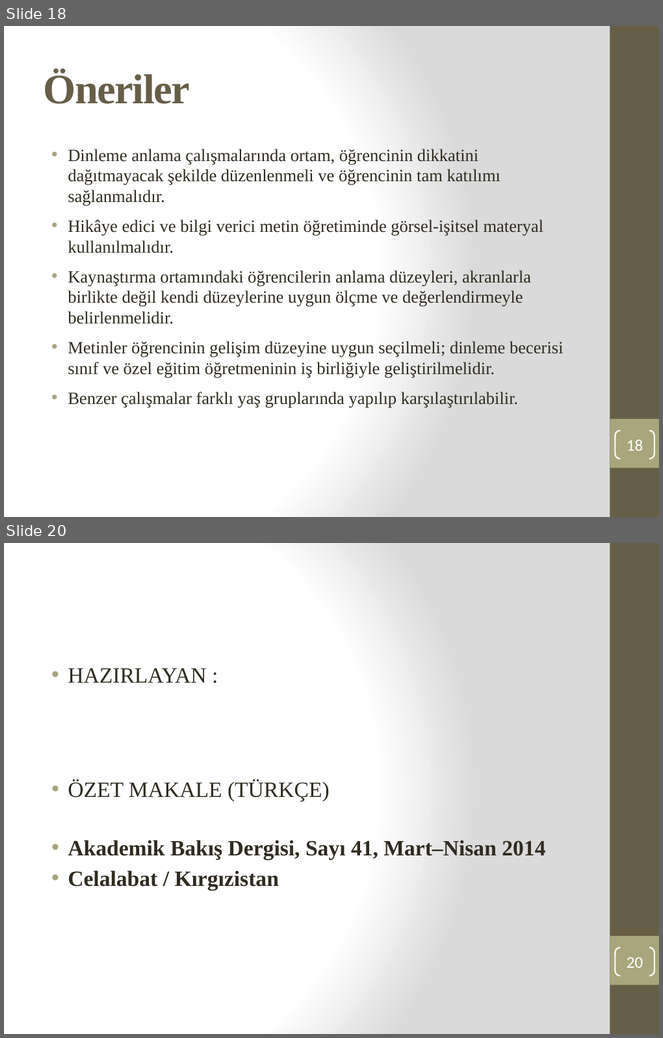
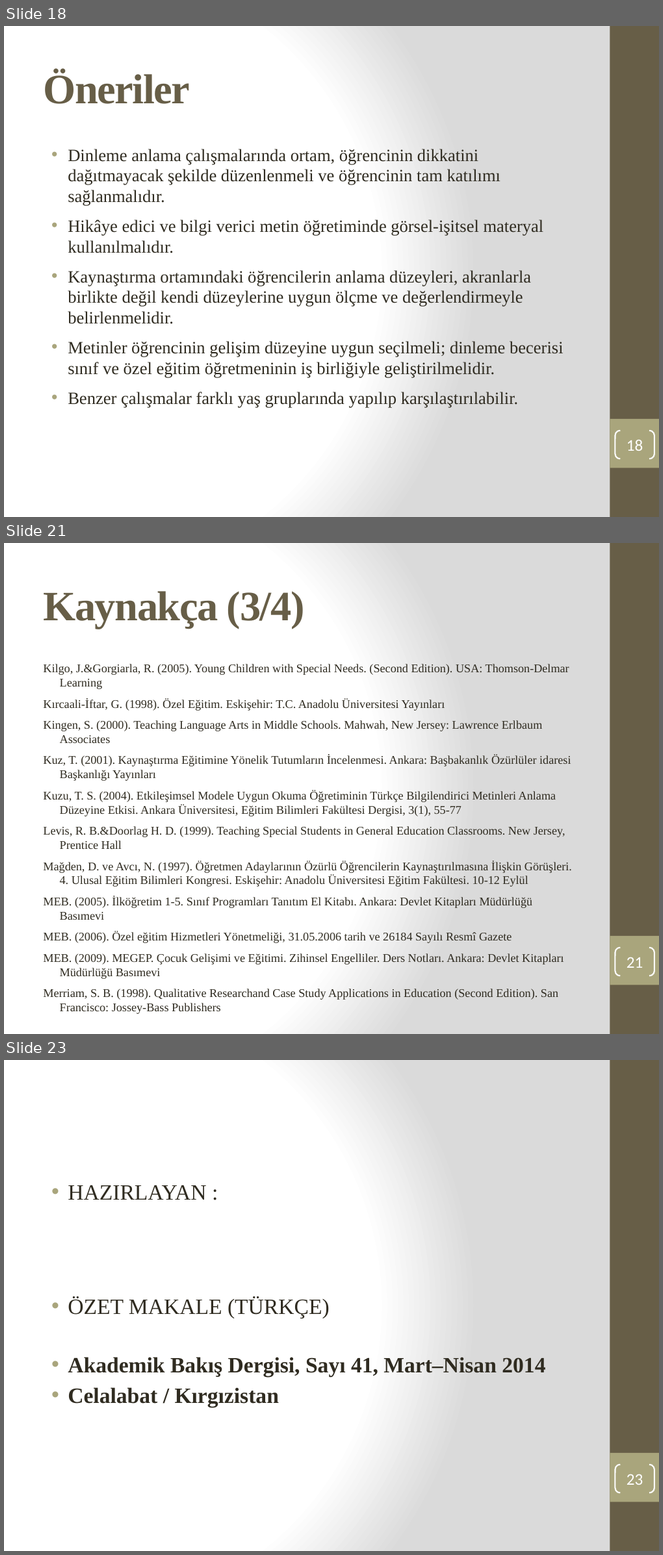
Before and after one commit to edipsahin20-tech/sahinerp, a slide deck: Makale1_Dinledigini_Anlama_Ozet.pptx. Shown one above the other, each under a label of ours: slides 18 and 20 before the commit, slides 18, 21 and 23 after it; the slides between them are not shown. The pictures are 663x1038 and 663x1555 pixels, drawn with LibreOffice and Linux fonts; fonts in the diff are those of the drawing. Boxes give left, top, right and bottom in pixels: in the first picture for what was removed or moved away, otherwise in the second. Text is boxed around its words. In the diff, an @@ line names an element or a change of style, - is before the commit and + after.

```diff
--- a/Makale1_Dinledigini_Anlama_Ozet.pptx
+++ b/Makale1_Dinledigini_Anlama_Ozet.pptx
@@ slide 21 added at <box>4,543,659,1034</box>, background gradient #FFFFFF to #DADADA; not listed: 2 template elements that a slide beside it also shows @@
@@ title added at <box>43,591,305,628</box>, 46 pt, text #675E47, bold @@
+Kaynakça (3/4)
@@ text added at <box>43,664,572,1000</box>, 13 pt, text #2F2B20 @@
+Kilgo, J.&Gorgiarla, R. (2005). Young Children with Special Needs. (Second Edition). USA: Thomson-Delmar Learning
+Kırcaali-İftar, G. (1998). Özel Eğitim. Eskişehir: T.C. Anadolu Üniversitesi Yayınları
+Kingen, S. (2000). Teaching Language Arts in Middle Schools. Mahwah, New Jersey: Lawrence Erlbaum Associates
+Kuz, T. (2001). Kaynaştırma Eğitimine Yönelik Tutumların İncelenmesi. Ankara: Başbakanlık Özürlüler idaresi Başkanlığı Yayınları
+Kuzu, T. S. (2004). Etkileşimsel Modele Uygun Okuma Öğretiminin Türkçe Bilgilendirici Metinleri Anlama Düzeyine Etkisi. Ankara Üniversitesi, Eğitim Bilimleri Fakültesi Dergisi, 3(1), 55-77
+Levis, R. B.&Doorlag H. D. (1999). Teaching Special Students in General Education Classrooms. New Jersey, Prentice Hall
+Mağden, D. ve Avcı, N. (1997). Öğretmen Adaylarının Özürlü Öğrencilerin Kaynaştırılmasına İlişkin Görüşleri. 4. Ulusal Eğitim Bilimleri Kongresi. Eskişehir: Anadolu Üniversitesi Eğitim Fakültesi. 10-12 Eylül
+MEB. (2005). İlköğretim 1-5. Sınıf Programları Tanıtım El Kitabı. Ankara: Devlet Kitapları Müdürlüğü Basımevi
+MEB. (2006). Özel eğitim Hizmetleri Yönetmeliği, 31.05.2006 tarih ve 26184 Sayılı Resmî Gazete
+MEB. (2009). MEGEP. Çocuk Gelişimi ve Eğitimi. Zihinsel Engelliler. Ders Notları. Ankara: Devlet Kitapları Müdürlüğü Basımevi
+Merriam, S. B. (1998). Qualitative Researchand Case Study Applications in Education (Second Edition). San Francisco: Jossey-Bass Publishers
@@ page number added at <box>615,948,655,976</box>, outline #FFFFFF 1.5 pt, 18 pt, text #FFFFFF @@
+21
@@ what was slide 20 is now slide 23 @@
@@ page number at <box>627,1474,644,1485</box>: text changed @@
-20
+23
```
Also in this commit, not shown: 5 slides changed, 2 other slides added.
